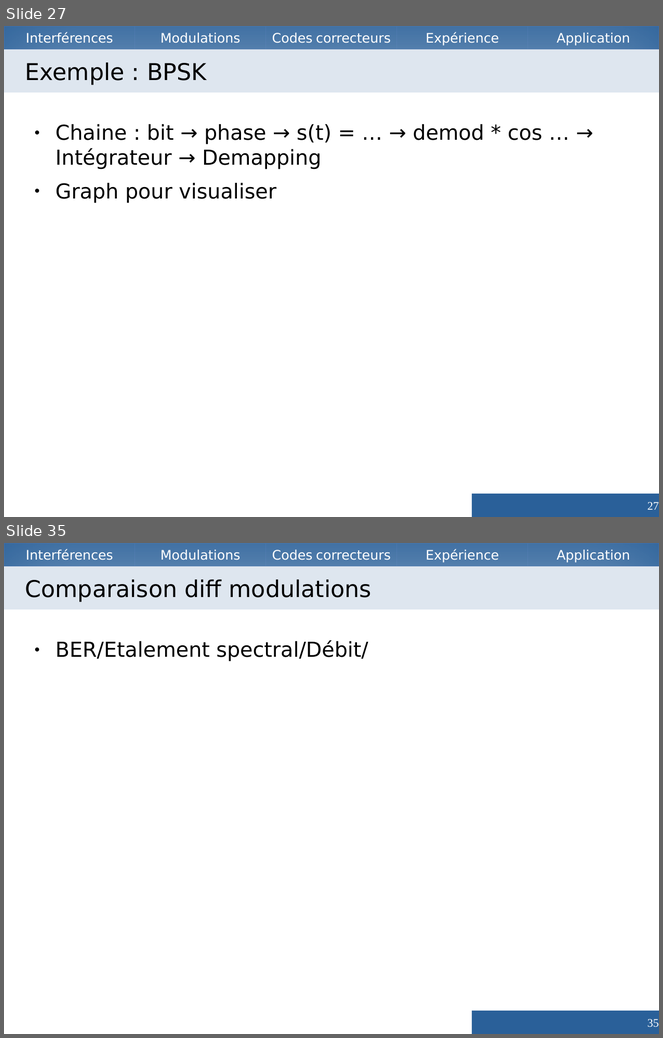
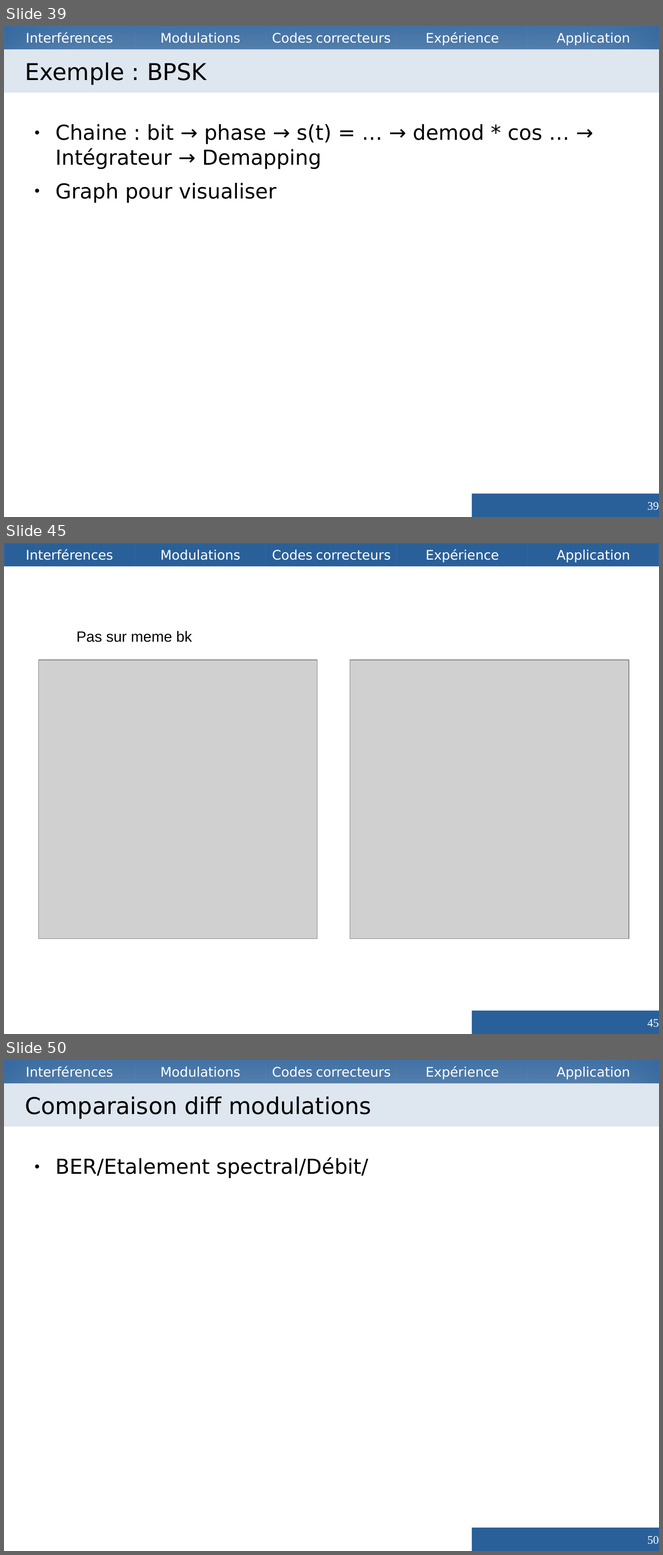
Before and after one commit to Vzrod/tipe, a slide deck: TIPE.odp. Shown one above the other, each under a label of ours: slides 27 and 35 before the commit, slides 39, 45 and 50 after it; the slides between them are not shown. The pictures are 663x1038 and 663x1555 pixels, drawn with LibreOffice and Linux fonts; fonts in the diff are those of the drawing; grey boxes stand for pictures. Boxes give left, top, right and bottom in pixels: in the first picture for what was removed or moved away, otherwise in the second. Text is boxed around its words. In the diff, an @@ line names an element or a change of style, - is before the commit and + after.

```diff
--- a/TIPE.odp
+++ b/TIPE.odp
@@ slide 45 added at bbox=[4, 543, 659, 1034], background #FFFFFF; not listed: 5 template elements that a slide beside it also shows @@
@@ text added at bbox=[76, 631, 192, 642], 18 pt, text #000000 @@
+Pas sur meme bk
@@ picture added at bbox=[38, 660, 318, 939] @@
@@ picture added at bbox=[350, 660, 629, 939] @@
@@ page number added at bbox=[472, 1011, 659, 1034], fill #2A6099, 14 pt, text #FFFFFF @@
+45
@@ what was slide 27 is now slide 39 @@
@@ page number at bbox=[648, 502, 659, 511]: text changed @@
-27
+39
@@ what was slide 35 is now slide 50 @@
@@ page number at bbox=[648, 1536, 659, 1545]: text changed @@
-35
+50
```
Also in this commit, not shown: 6 slides changed, 19 other slides added, 3 slides removed, 6 other files.
